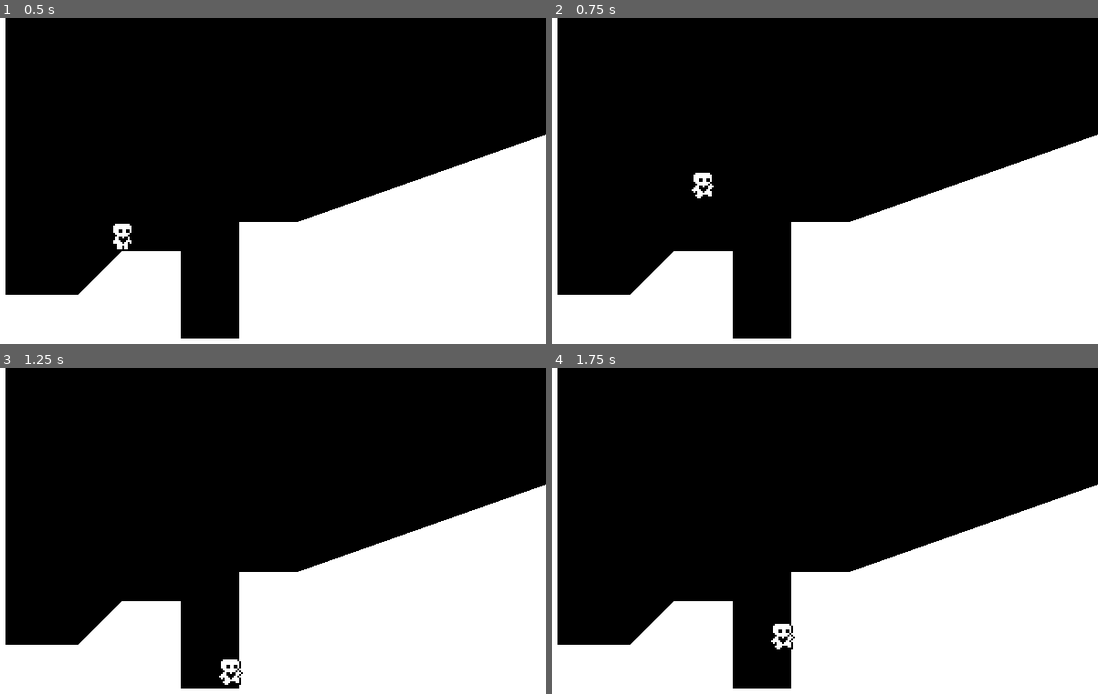
Above: before the commit, frames 1-4 (two rows, left to right).
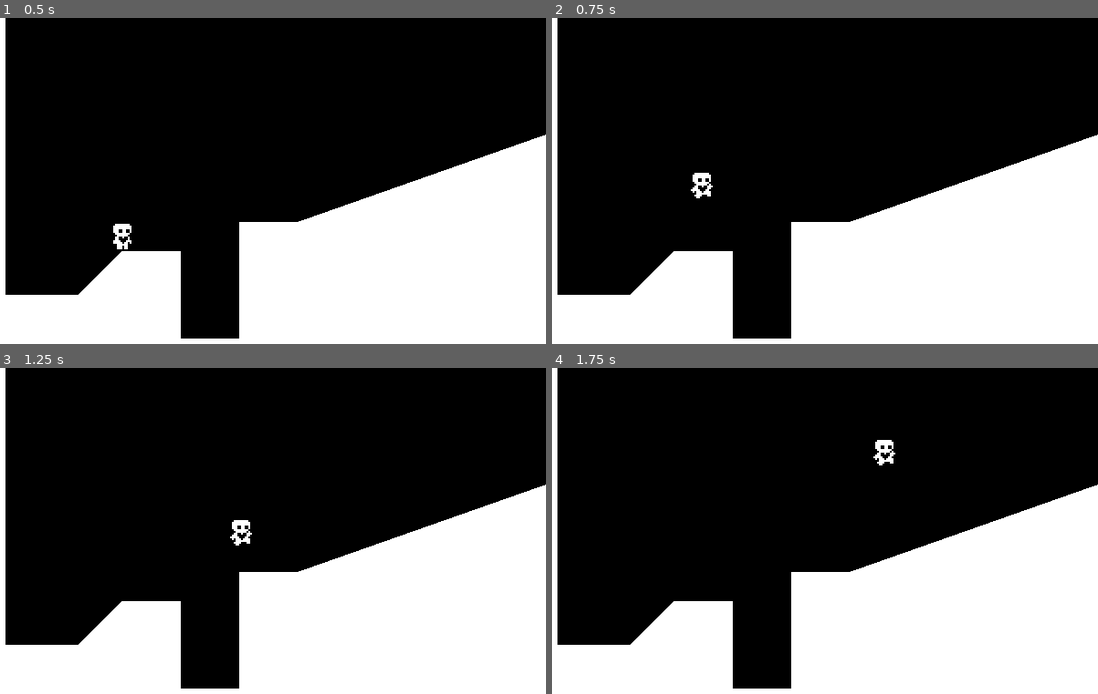
Above: after the commit, the same moments.

Repository: heliosalesjr/platformer
Game: Godot game, scene res://world.tscn
Same seed, same stepped clock (60 frames per second), same inputs: the game is played once before the commit and once after it.
Inputs:
- Up to frame 1 (0.5 s): no input
- Up to frame 2 (0.75 s): hold Right (ui_right) from 0.53 s (still down); tap Up (ui_up) at 0.6 s
- Up to frame 3 (1.25 s): keep holding Right (ui_right); tap Up (ui_up) at 0.77, 1.07 s
- Up to frame 4 (1.75 s): keep holding Right (ui_right); tap Up (ui_up) at 1.35, 1.52 s

Frame 1 is identical in both runs. In frame 2, less than 0.1% of the frame differs, in the area x 25-30%, y 47-56%; in frame 3, 0.4%, in the area x 40-47%, y 46-98%; in frame 4, 0.4%.

Commit message:
double jump

Diff:
--- a/PlayerMovementData.gd
+++ b/PlayerMovementData.gd
@@ -8,3 +8,4 @@
 @export var jump_velocity = -300.0
 @export var gravity_scale = 1.0
 @export var air_resistance = 200.0
+@export var air_acceleration = 400.0
--- a/play2.gd
+++ b/play2.gd
@@ -1,6 +1,8 @@
 extends CharacterBody2D
 
 @export var movement_data : PlayerMovementData
+
+var air_jump = false
 
 var gravity = ProjectSettings.get_setting("physics/2d/default_gravity")
 @onready var coyote_jump_timer = $CoyoteJumpTimer
@@ -18,6 +20,8 @@
 	var input_axis = Input.get_axis("ui_left", "ui_right")
 
 	handle_acceleration(input_axis, delta)
+
+	handle_air_acceleration(input_axis, delta)
 
 	apply_friction(input_axis, delta)
 
@@ -40,20 +44,32 @@
 		velocity.y += gravity * movement_data.gravity_scale * delta
 
 func handle_jump():
+	if is_on_floor(): air_jump = true
+
 	if is_on_floor() or coyote_jump_timer.time_left > 0.0:
 		if Input.is_action_just_pressed("ui_up"):
 			velocity.y = movement_data.jump_velocity
 	if not is_on_floor():
 		if Input.is_action_just_released("ui_up") and velocity.y < movement_data.jump_velocity / 2:
 			velocity.y = movement_data.jump_velocity /2
+		if Input.is_action_just_pressed("ui_up") and air_jump:
+			velocity.y = movement_data.jump_velocity * 0.8
+			air_jump = false
+
 
 func apply_friction(input_axis, delta):
 	if input_axis == 0 and is_on_floor():
 		velocity.x = move_toward(velocity.x, 0, movement_data.friction * delta)
 
 func handle_acceleration(input_axis, delta):
+	if not is_on_floor(): return
 	if input_axis != 0:
 		velocity.x = move_toward(velocity.x, movement_data.speed * input_axis, movement_data.acceleration * delta)
+
+func handle_air_acceleration(input_axis, delta):
+	if is_on_floor(): return
+	if input_axis != 0:
+		velocity.x = move_toward(velocity.x, movement_data.speed * input_axis, movement_data.air_acceleration * delta)
 
 func apply_air_resistance(input_axis, delta):
 	if input_axis == 0 and not is_on_floor():
